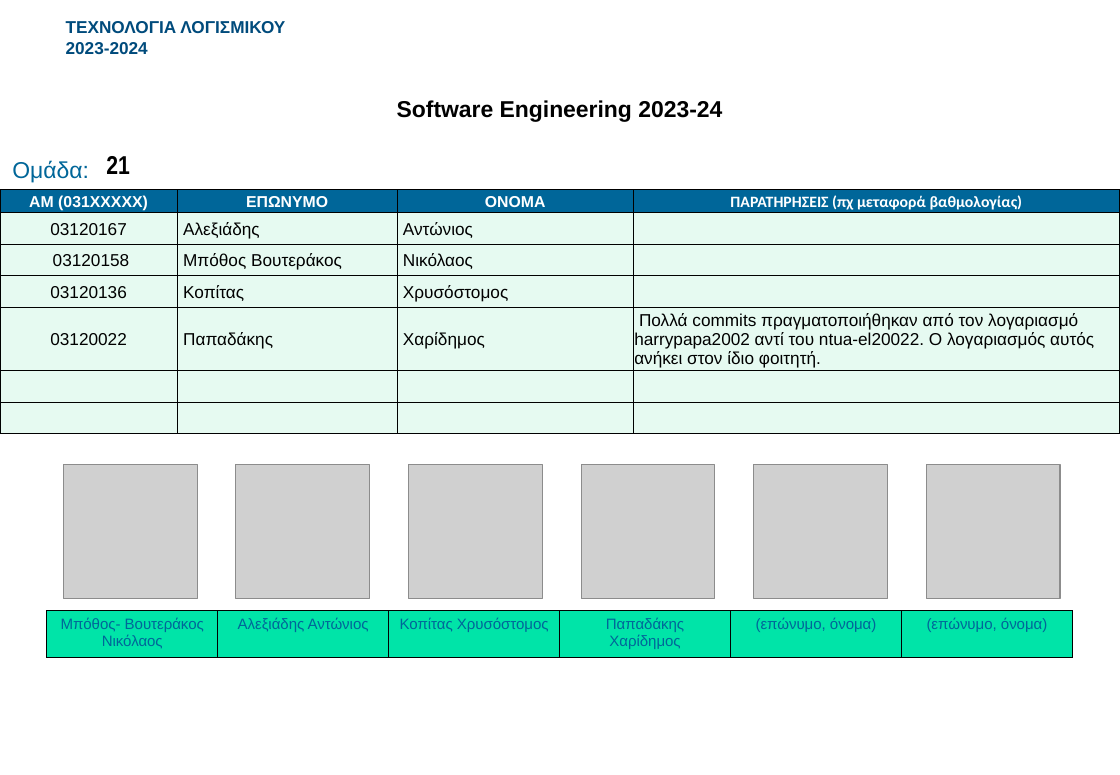
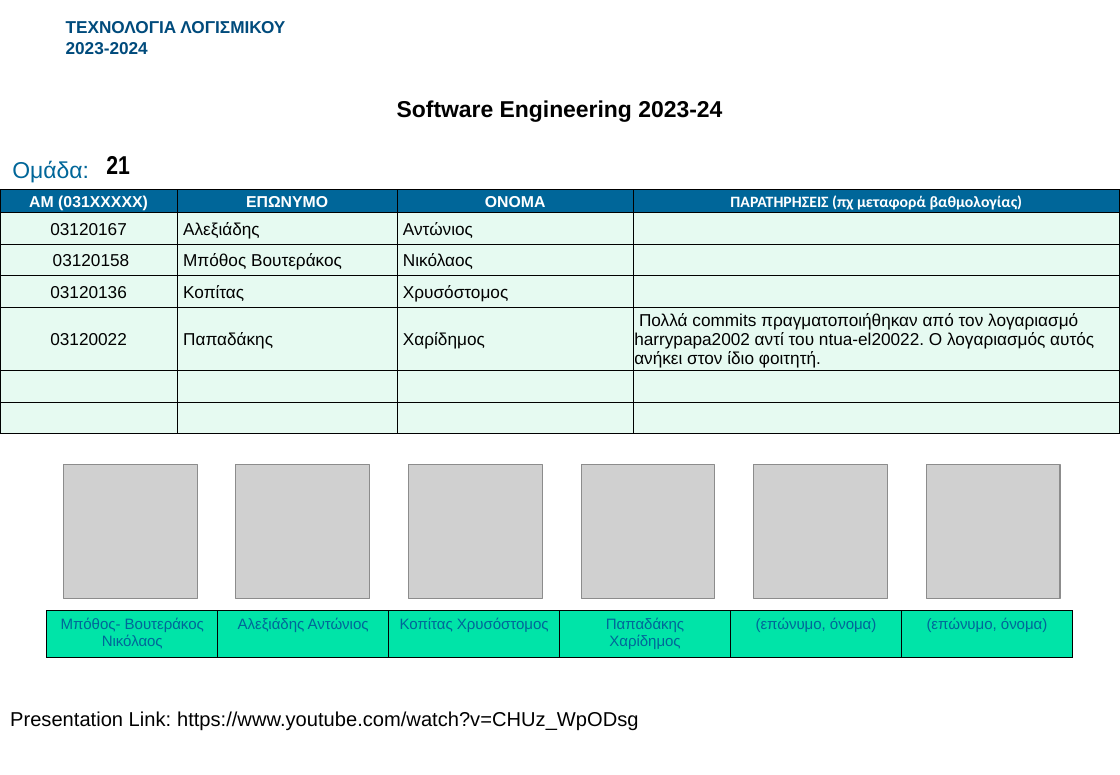
Before and after one commit to antonis7polo/SoftEng-Project, a slide deck: slide 2 of presentation/softeng_video_presentation.pptx. Drawn at 1120x775 pixels with LibreOffice and Linux fonts; fonts in the diff are those of the drawing; grey boxes stand for pictures; background and template pictures are left out. Boxes give left, top, right and bottom in pixels: in the first picture for what was removed or moved away, otherwise in the second. Text is boxed around its words. In the diff, an @@ line names an element or a change of style, - is before the commit and + after.

```diff
--- a/presentation/softeng_video_presentation.pptx
+++ b/presentation/softeng_video_presentation.pptx
@@ table: place and size @@
-table at <box>47,611,1070,775</box>
+table at <box>47,611,1070,658</box>
@@ text added at <box>10,711,638,730</box>, 14 pt, text #000000 @@
+Presentation Link: https://www.youtube.com/watch?v=CHUz_WpODsg
```
Also in this commit, not shown: 4 other slides changed.
